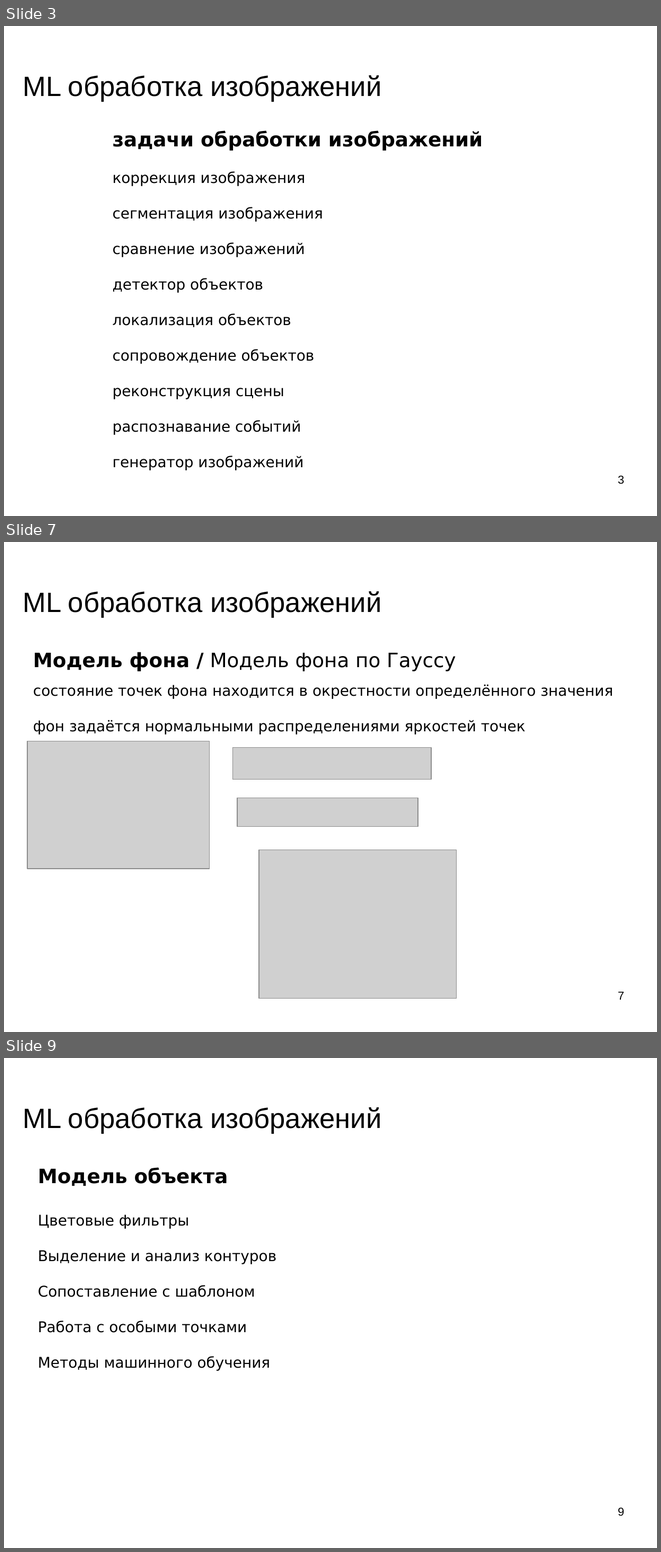
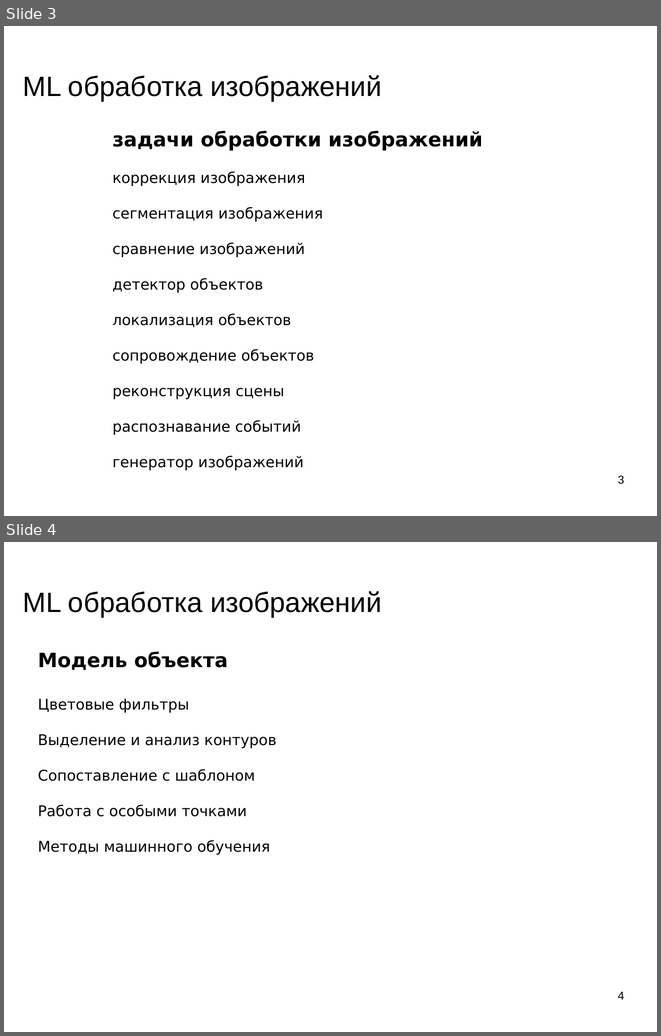
Before and after one commit to mechanoid5/ml_lectorium_legacy, a slide deck: 22-img-proc.odp. Shown one above the other, each under a label of ours: slides 3, 7 and 9 before the commit, slides 3 and 4 after it; the slides between them are not shown. The pictures are 661x1552 and 661x1036 pixels, drawn with LibreOffice and Linux fonts; fonts in the diff are those of the drawing; grey boxes stand for pictures; background and template pictures are left out. Boxes give left, top, right and bottom in pixels: in the first picture for what was removed or moved away, otherwise in the second. Text is boxed around its words. In the diff, an @@ line names an element or a change of style, - is before the commit and + after.

```diff
--- a/22-img-proc.odp
+++ b/22-img-proc.odp
@@ slide 7 removed at [4,542,657,1032], background picture (left out) @@
@@ title removed at [23,591,381,618] @@
-ML обработка изображений
@@ text removed at [33,652,613,734] @@
-Модель фона / Модель фона по Гауссу
-состояние точек фона находится в окрестности определённого значения
-фон задаётся нормальными распределениями яркостей точек
@@ picture removed at [27,741,209,868] @@
@@ picture removed at [233,747,431,779] @@
@@ picture removed at [237,797,418,827] @@
@@ picture removed at [259,850,456,998] @@
@@ page number removed at [618,991,624,999] @@
-7
@@ what was slide 9 is now slide 4 @@
@@ page number at [618,991,624,999]: text changed @@
-9
+4
```
Also in this commit, not shown: 4 slides changed, 6 other slides removed, 50 other files.
